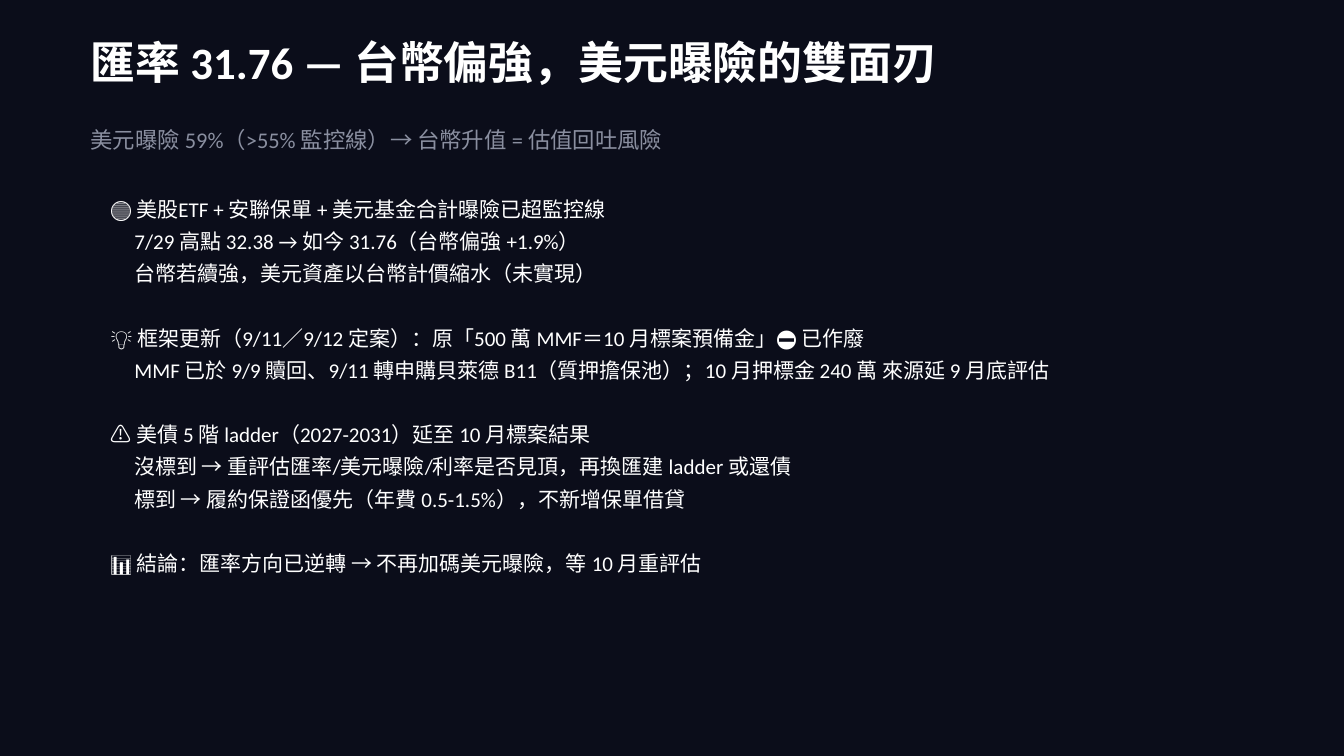
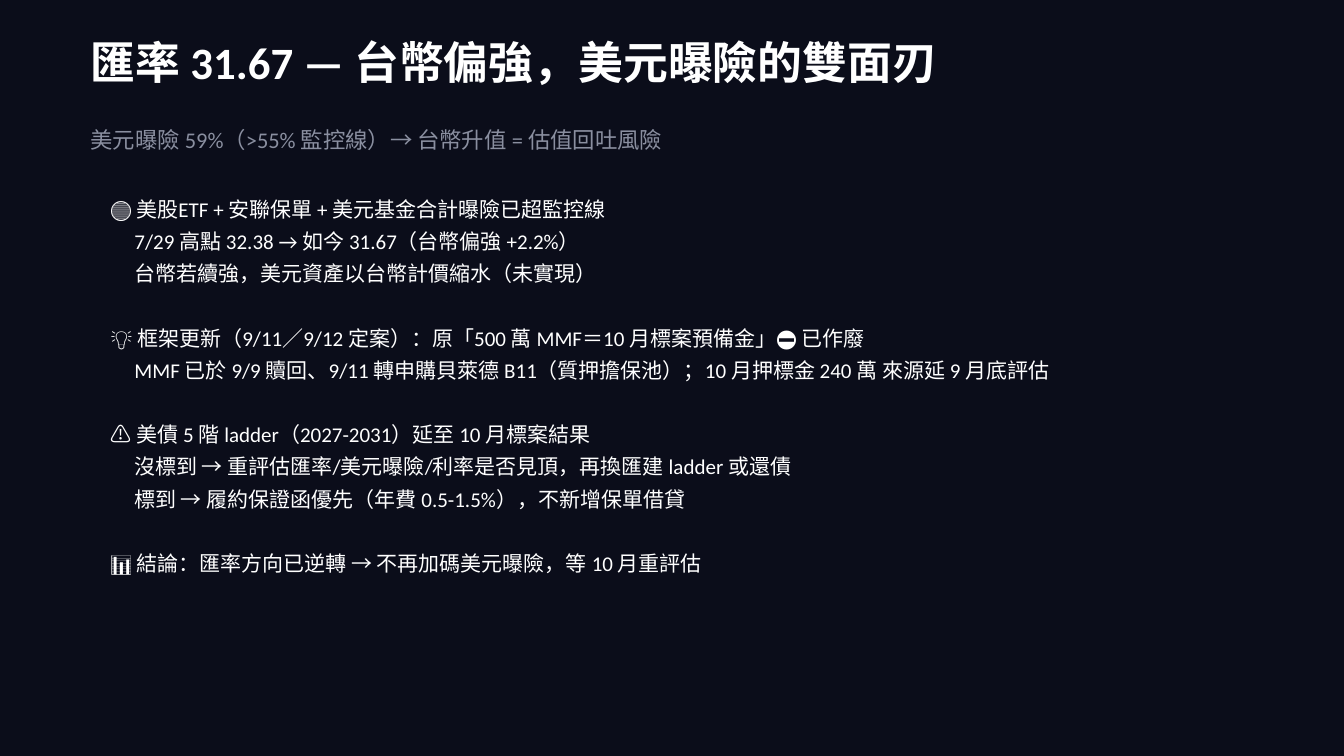
Before and after one commit to b0988321088/longjiu-dashboard-2, a slide deck: slide 3 of grand_pivot_deck.pptx. Drawn at 1344x756 pixels with LibreOffice and Linux fonts; fonts in the diff are those of the drawing. Boxes give left, top, right and bottom in pixels: in the first picture for what was removed or moved away, otherwise in the second. Text is boxed around its words. In the diff, an @@ line names an element or a change of style, - is before the commit and + after.

```diff
--- a/grand_pivot_deck.pptx
+++ b/grand_pivot_deck.pptx
@@ text at [91,40,937,85]: text changed @@
-匯率 31.76 — 台幣偏強，美元曝險的雙面刃
+匯率 31.67 — 台幣偏強，美元曝險的雙面刃
@@ text at [134,231,580,251]: text changed @@
-7/29 高點 32.38 → 如今 31.76（台幣偏強 +1.9%）
+7/29 高點 32.38 → 如今 31.67（台幣偏強 +2.2%）
```
Also in this commit, not shown: 9 other slides changed, 1 other file.
